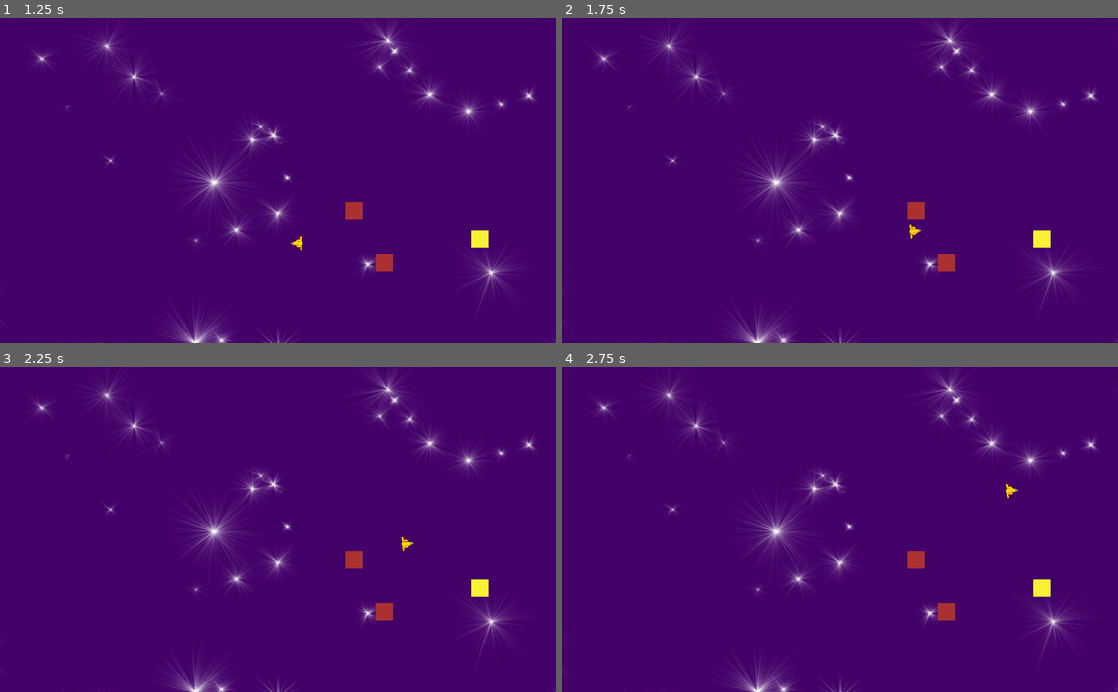
Above: before the commit, frames 1-4 (two rows, left to right).
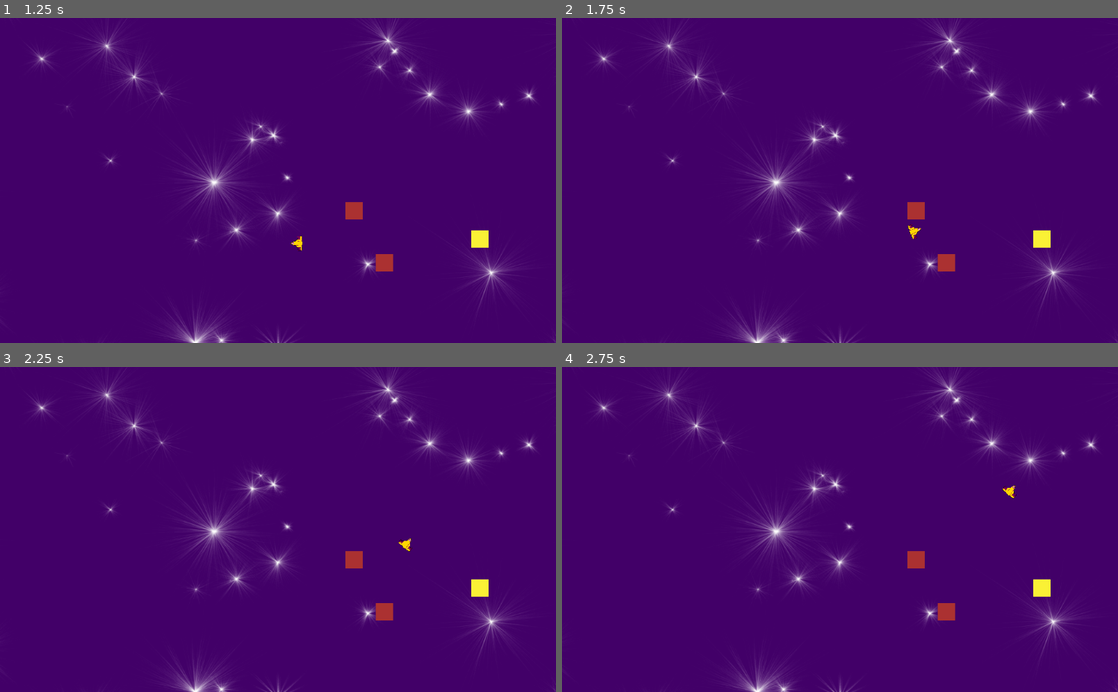
Above: after the commit, the same moments.

Repository: antonindevidal/Lunarium
Game: Godot game, scene res://source/Game.tscn
Same seed, same stepped clock (60 frames per second), same inputs: the game is played once before the commit and once after it.
Inputs (mouse positions are in pixels of both pictures, inside the frame that each line leads up to):
- Up to frame 1 (1.25 s): tap Enter at 0.5 s; move the mouse to (250, 245) at 0.52 s; click (250, 245) at 0.6 s
- Up to frame 2 (1.75 s): tap Space at 1.25 s; move the mouse to (1006, 229) at 1.27 s; click (1006, 229) at 1.35 s
- Up to frame 3 (2.25 s): move the mouse to (111, 480) at 2.02 s; click (111, 480) at 2.1 s
- Up to frame 4 (2.75 s): no input

Frame 1 is identical in both runs. In frame 2, less than 0.1% of the frame differs, in the area x 62-65%, y 63-69%; in frame 3, less than 0.1%, in the area x 71-75%, y 52-57%; in frame 4, less than 0.1%.

Commit message:
GameOver

Diff:
--- a/source/project.godot
+++ b/source/project.godot
@@ -17,6 +17,7 @@
 [display]
 
 window/size/resizable=false
+window/size/fullscreen=true
 
 [input]
 
--- /dev/null
+++ b/source/source/Layouts/GameOver/GameOver.tscn
@@ -0,0 +1,8 @@
+[gd_scene format=2]
+
+[node name="Control" type="Control"]
+anchor_right = 1.0
+anchor_bottom = 1.0
+__meta__ = {
+"_edit_use_anchors_": false
+}
--- a/source/source/Vaisseau/Vaisseau.gd
+++ b/source/source/Vaisseau/Vaisseau.gd
@@ -20,12 +20,12 @@
 			if i.is_in_group("Planete"):
 				if i.radius > position.distance_to(i.position):
 					force = (i.position - position)*i.forceAttraction;
-					print(i.forceAttraction)
 		if Input.is_action_just_released("launch") and not is_moving:
 			launch(get_global_mouse_position())
 		if is_moving:
 			velocity = (velocity + force).normalized() * speed
 			_poubelle = move_and_slide(velocity)
+			look_at(velocity + position)
 		else:
 			look_at(get_global_mouse_position())
 		if not get_node("notifier").is_on_screen():
